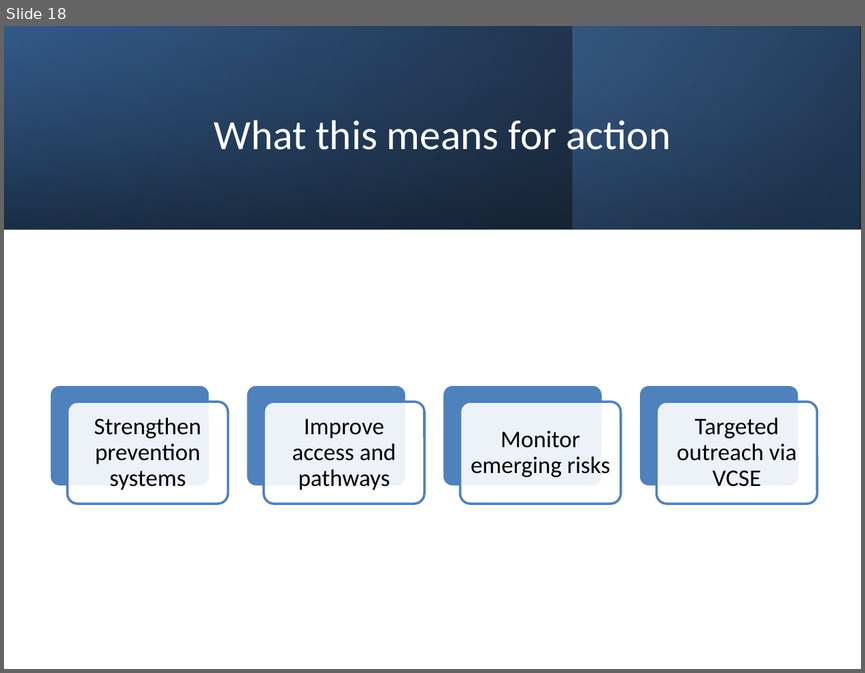
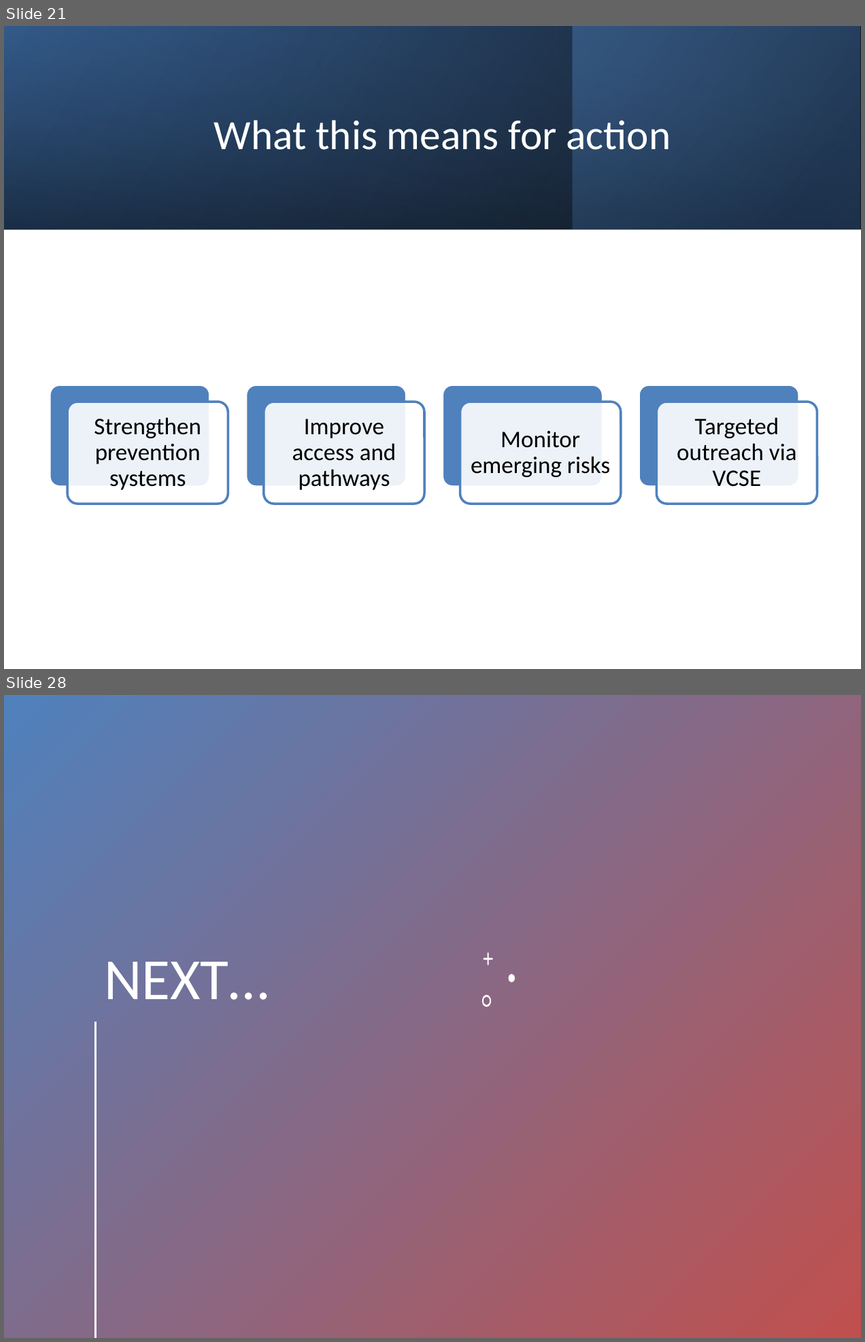
Before and after one commit to OlenaMan/Health-Inequalities-in-NW-London-analysis, a slide deck: outputs/health_inequalities_nwl_presentation.pptx. Shown one above the other, each under a label of ours: slide 18 before the commit, slides 21 and 28 after it; the slides between them are not shown. The pictures are 865x673 and 865x1342 pixels, drawn with LibreOffice and Linux fonts; fonts in the diff are those of the drawing. Boxes give left, top, right and bottom in pixels: in the first picture for what was removed or moved away, otherwise in the second. Text is boxed around its words. In the diff, an @@ line names an element or a change of style, - is before the commit and + after.

```diff
--- a/outputs/health_inequalities_nwl_presentation.pptx
+++ b/outputs/health_inequalities_nwl_presentation.pptx
@@ slide 28 added at bbox=[4, 695, 861, 1338], background #FFFFFF @@
@@ rectangle added at bbox=[4, 695, 861, 1338], fill gradient #4F81BD to #C0504D @@
@@ freeform shape added at bbox=[483, 952, 492, 965], fill #FFFFFF @@
@@ title added at bbox=[104, 962, 269, 1000], 49 pt, text #FFFFFF @@
+NEXT…
@@ freeform shape added at bbox=[509, 974, 515, 982], fill #FFFFFF @@
@@ freeform shape added at bbox=[482, 995, 491, 1007], fill #FFFFFF @@
@@ line added from (96, 1022) to (96, 1337), #FFFFFF 2 pt @@
@@ what was slide 18 is now slide 21 @@
```
Also in this commit, not shown: 1 slide changed, 11 other slides added.
